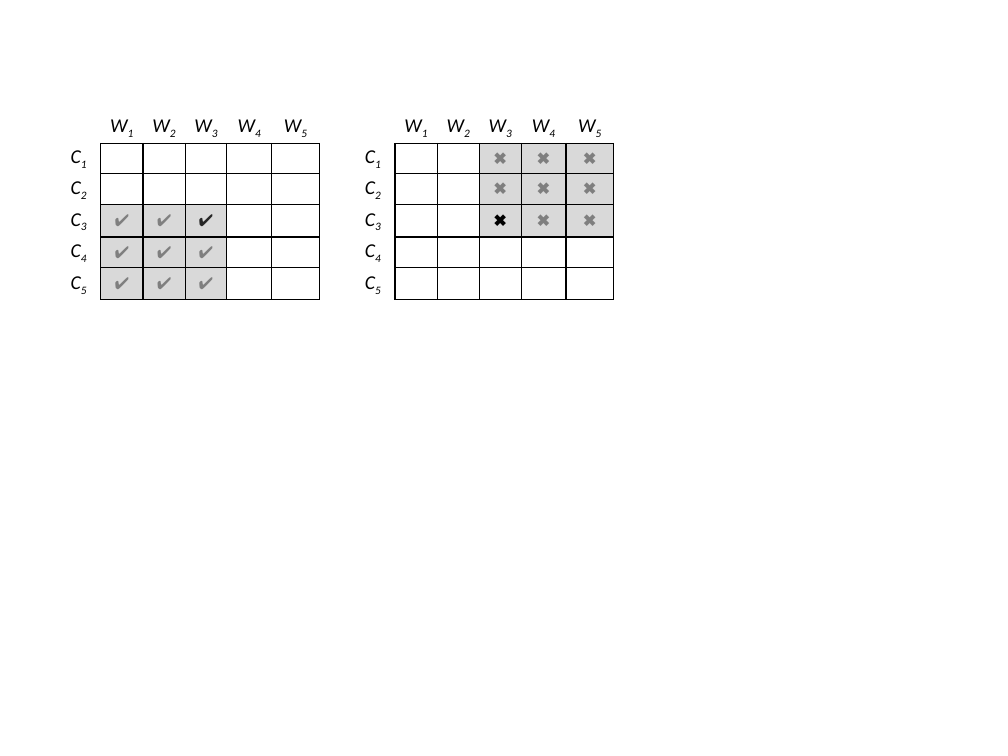
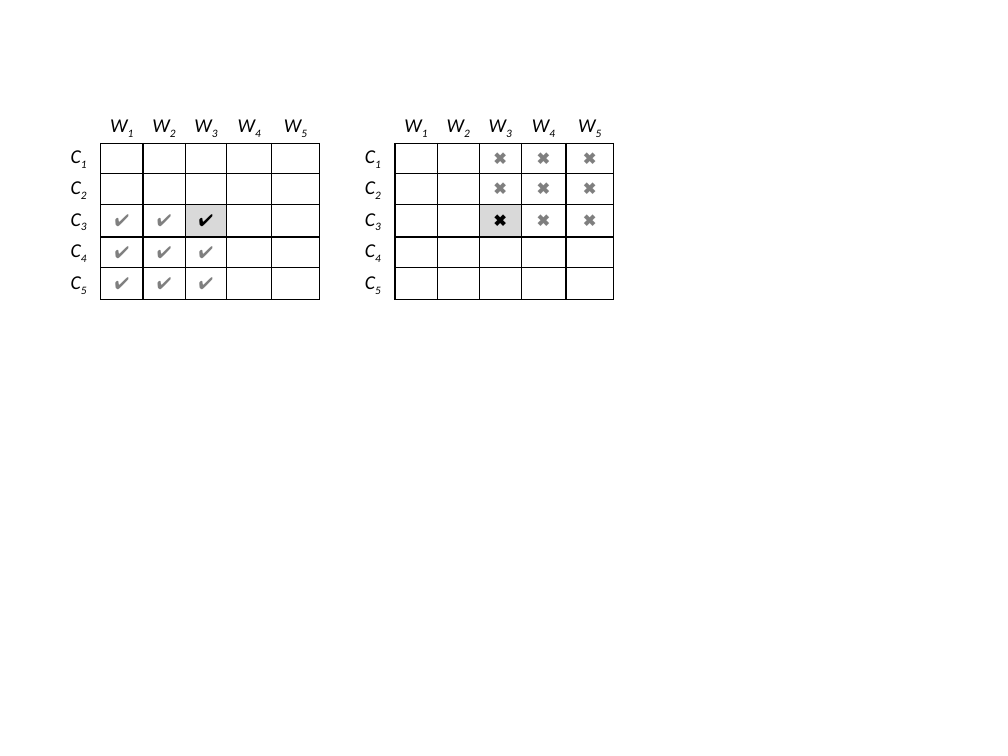
Before and after one commit to marcelocg/Dissertacao, a slide deck: slide 2 of Diagramas/cloud-capacitor-figuras.pptx. Drawn at 1008x756 pixels with LibreOffice and Linux fonts; fonts in the diff are those of the drawing. Boxes give left, top, right and bottom in pixels: in the first picture for what was removed or moved away, otherwise in the second. Text is boxed around its words. In the diff, an @@ line names an element or a change of style, - is before the commit and + after.

```diff
--- a/Diagramas/cloud-capacitor-figuras.pptx
+++ b/Diagramas/cloud-capacitor-figuras.pptx
@@ table at <box>56,112,320,300</box> @@
@@ fill #D9D9D9 to #FFFFFF in 8 cells @@
@@ text colour #262626 to #000000 in "✔" @@
@@ table at <box>351,112,614,300</box> @@
@@ fill #D9D9D9 to #FFFFFF in 8 cells @@
```
Also in this commit, not shown: 1 slide added, 2 other files.
